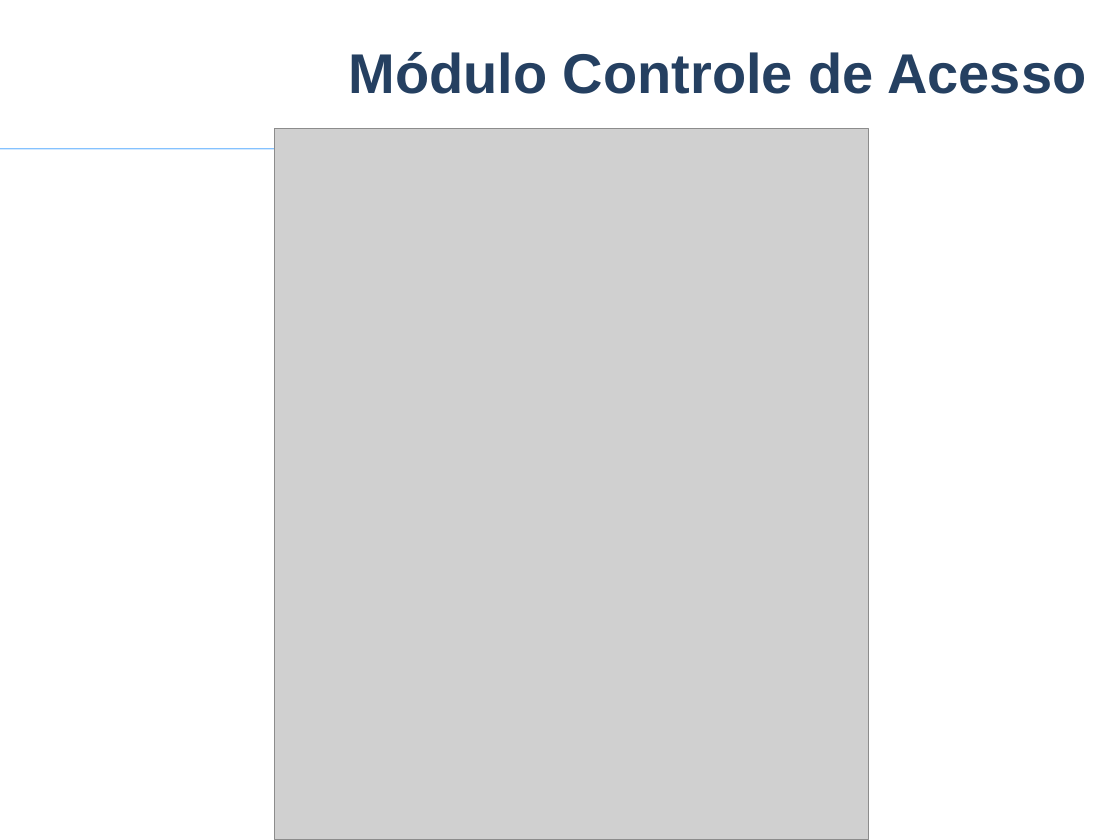
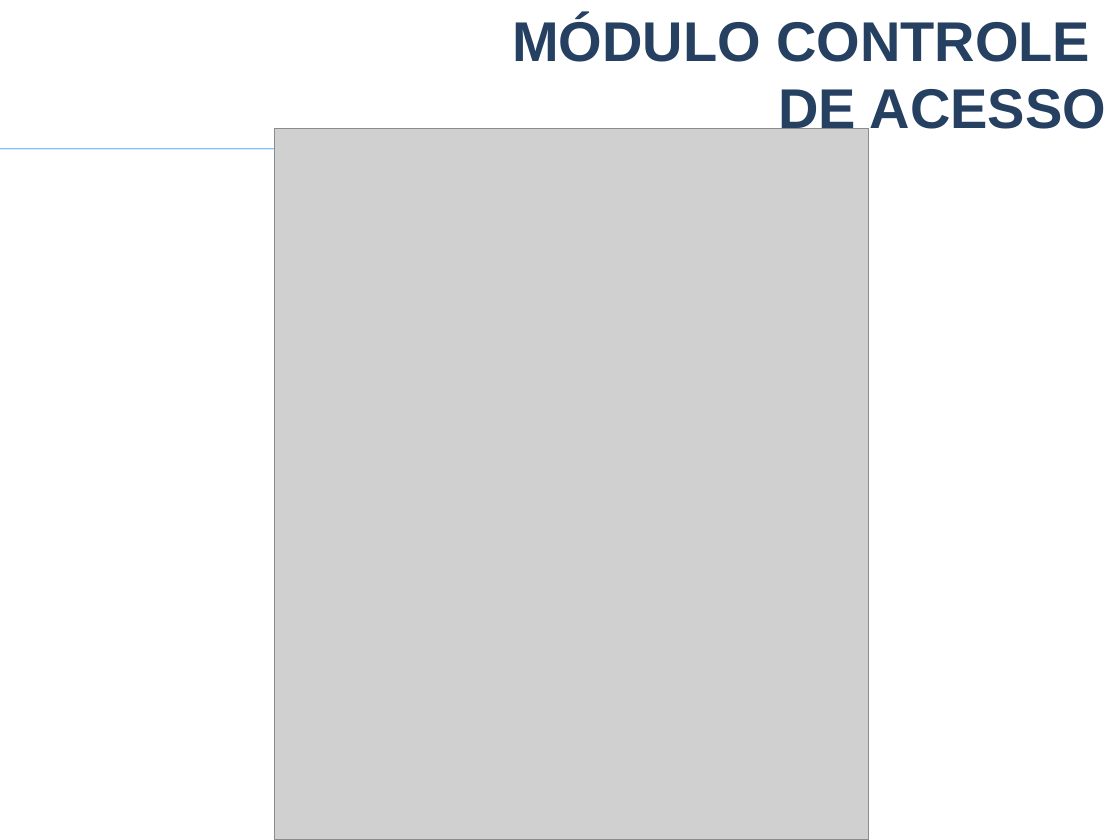
Before and after one commit to VagnerAlcantara/TCC, a slide deck: slide 16 of TCC/5º Encontro/2017-Apresentacao Psystem.pptx. Drawn at 1120x840 pixels with LibreOffice and Linux fonts; fonts in the diff are those of the drawing; grey boxes stand for pictures; background and template pictures are left out. Boxes give left, top, right and bottom in pixels: in the first picture for what was removed or moved away, otherwise in the second. Text is boxed around its words. In the diff, an @@ line names an element or a change of style, - is before the commit and + after.

```diff
--- a/TCC/5º Encontro/2017-Apresentacao Psystem.pptx
+++ b/TCC/5º Encontro/2017-Apresentacao Psystem.pptx
@@ text at (512, 17, 1106, 129): text changed @@
-Módulo Controle de Acesso
+MÓDULO CONTROLE
+DE ACESSO
```
Also in this commit, not shown: 37 other slides changed, 2 slides added, 1 slide removed.
